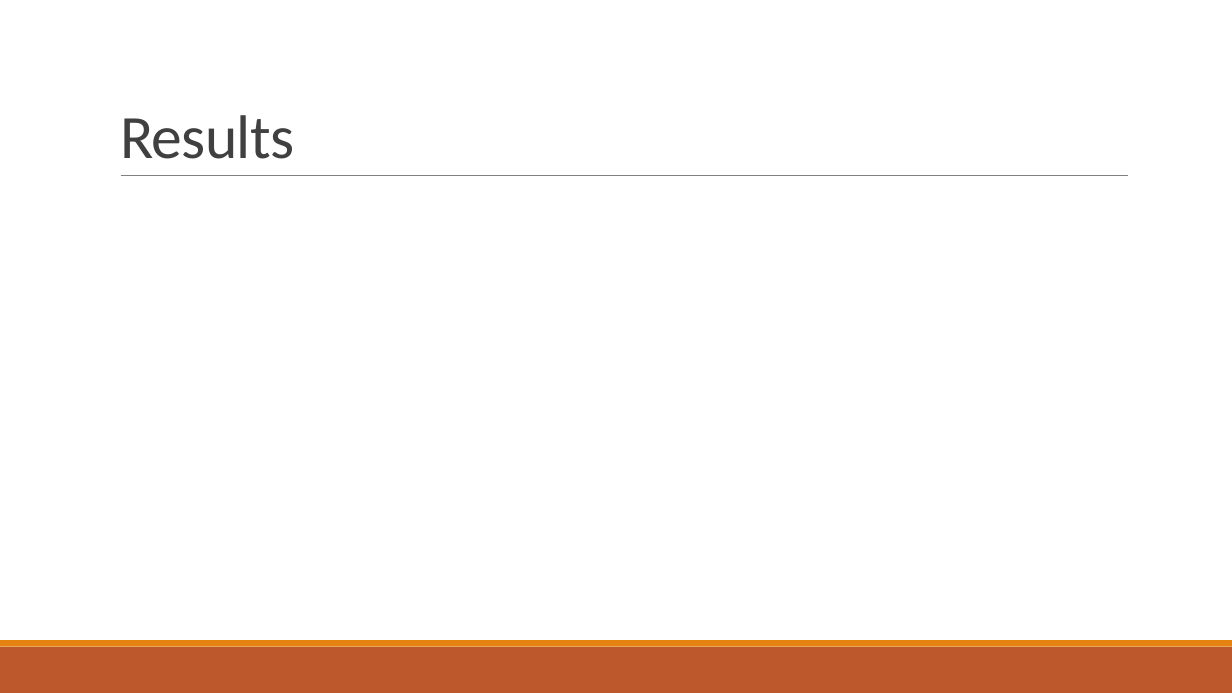
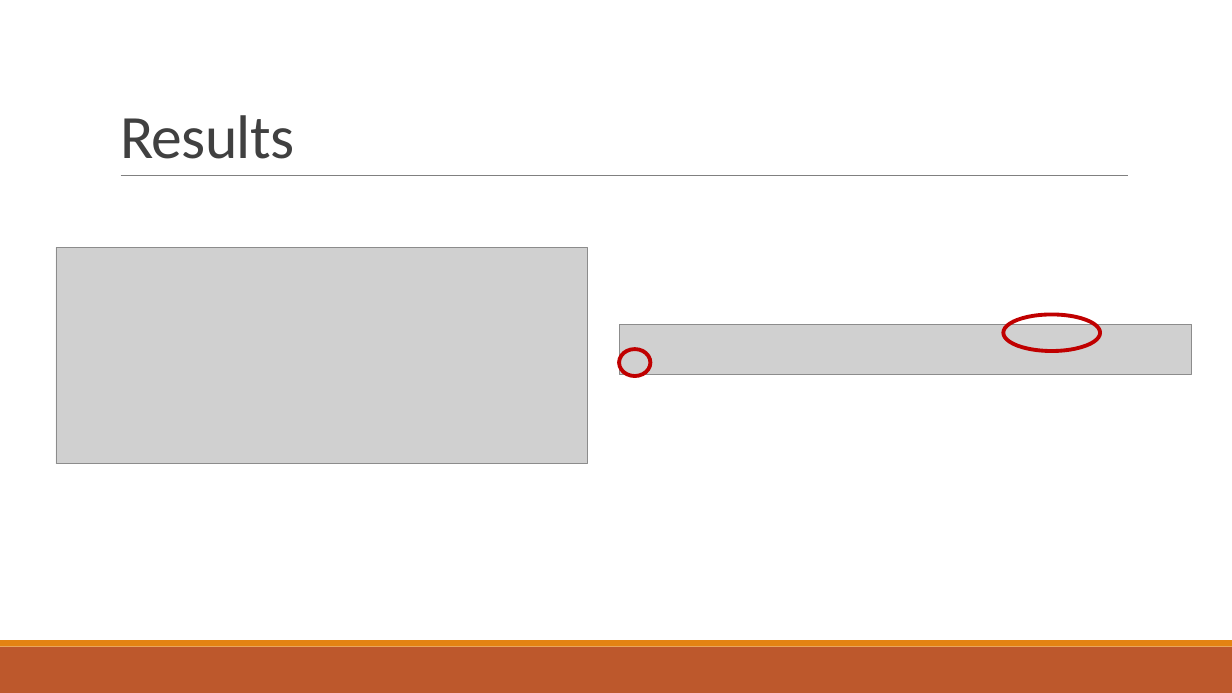
Before and after one commit to mhreid/Neural-Network-Learning, a slide deck: slide 11 of Neural Networks.pptx (slide 9 before the commit). Drawn at 1232x693 pixels with LibreOffice and Linux fonts; fonts in the diff are those of the drawing; grey boxes stand for pictures. Boxes give left, top, right and bottom in pixels: in the first picture for what was removed or moved away, otherwise in the second. Text is boxed around its words. In the diff, an @@ line names an element or a change of style, - is before the commit and + after.

```diff
--- a/Neural Networks.pptx
+++ b/Neural Networks.pptx
@@ picture added at (56, 248, 588, 464) @@
@@ picture added at (619, 324, 1192, 374) @@
@@ ellipse added at (1004, 314, 1101, 351), outline #C00000 3 pt @@
@@ ellipse added at (619, 349, 651, 376), outline #C00000 3 pt @@
```
Also in this commit, not shown: 2 other slides changed, 5 slides added, 3 slides removed, 1 other file.
